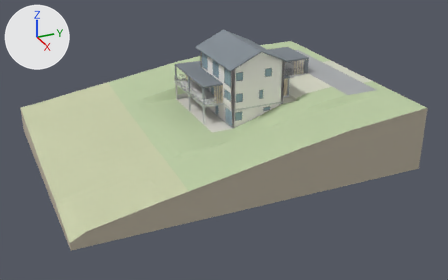
Renders of the glTF model public/models/Schaffernak_Haus_A.glb from each side of a commit.
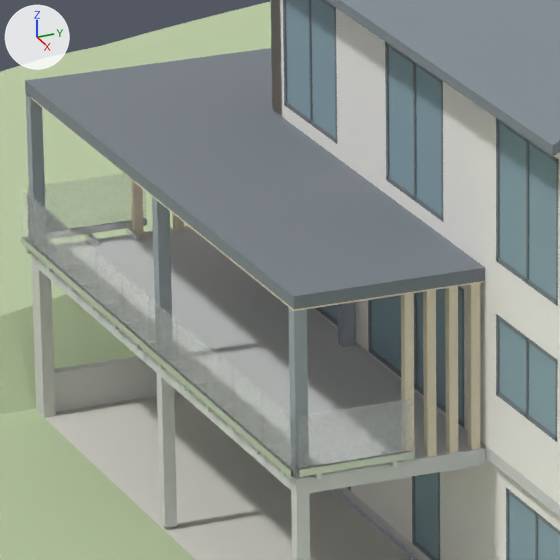
The first picture shows the older version from a camera (50 mm lens) standing at (81.9, -33.1, 31.1) and looking at (8.2, 0.1, -5.7). The close-ups show the older and then the newer version on the part from 38% to 52% of the width and 20% to 41% of the height of that picture. Only the edits that show in the close-ups are written down. Lighting does not change. The marker at upper left points along +X, +Y and +Z. Vertices at exactly the same position are counted once.

The first close-up shows 'Balkon_vorne', 'Entwurf_Dach_vorne', 'Entwurf_Holzstuetze_linkes_Eck_1', 'Entwurf_Holzstuetze_linkes_Eck_2', 'Entwurf_Holzstuetze_linkes_Eck_3', 'Entwurf_Holzstuetze_rechts_vorn_1', 'Entwurf_Holzstuetze_rechts_vorn_2', 'Entwurf_Holzstuetze_rechts_vorn_3', 'Entwurf_Holzstuetze_rechts_vorn_4', 'Foto_Gelaende_Kies_Kellerbereich', 'Foto_Gelaende_Rasen_Boeschung', 'KG_front_Wand4', 'Mauer_mit_integrierter_linker_Stuetzachse_2', 'OG_front_Glas0', 'OG_front_Glas1', 'OG_front_Glas2', 'OG_front_Wand2', 'OG_front_Wand4', 'Satteldach_0' and 84 more.
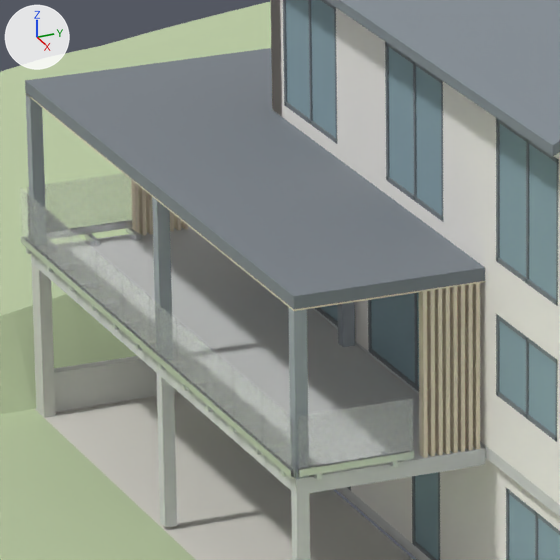
What changed in the scene script:
```text
Change me_entwurf_holzstuetze_linkes_eck_1:
    remove me_entwurf_holzstuetze_linkes_eck_1.from_pydata(...)  # 8 vertices, 12 faces; spans x -3.0..-2.86, y -1.26..-1.12, z -0.05..2.55
    add me_entwurf_holzstuetze_linkes_eck_1.from_pydata(...)  # 8 vertices, 12 faces; spans x -3.0..-2.84, y -1.25..-1.2, z -0.05..2.55
    me_entwurf_holzstuetze_linkes_eck_1 part 1: the whole mesh is scaled about its middle by (1.14, 0.429, 1), then moved by (0.01, -0.04, 0.0)
Change me_entwurf_holzstuetze_linkes_eck_2:
    remove me_entwurf_holzstuetze_linkes_eck_2.from_pydata(...)  # 8 vertices, 12 faces; spans x -3.0..-2.86, y -0.91..-0.77, z -0.05..2.55
    add me_entwurf_holzstuetze_linkes_eck_2.from_pydata(...)  # 8 vertices, 12 faces; spans x -3.0..-2.84, y -1.13..-1.08, z -0.05..2.55
    me_entwurf_holzstuetze_linkes_eck_2 part 2: the whole mesh is scaled about its middle by (1.14, 0.429, 1), then moved by (0.01, -0.27, 0.0)
Change me_entwurf_holzstuetze_linkes_eck_3:
    remove me_entwurf_holzstuetze_linkes_eck_3.from_pydata(...)  # 8 vertices, 12 faces; spans x -3.0..-2.86, y -0.56..-0.42, z -0.05..2.55
    add me_entwurf_holzstuetze_linkes_eck_3.from_pydata(...)  # 8 vertices, 12 faces; spans x -3.0..-2.84, y -1.01..-0.95, z -0.05..2.55
    me_entwurf_holzstuetze_linkes_eck_3 part 3: the whole mesh is scaled about its middle by (1.14, 0.429, 1), then moved by (0.01, -0.49, 0.0)
Change me_entwurf_holzstuetze_rechts_vorn_1:
    remove me_entwurf_holzstuetze_rechts_vorn_1.from_pydata(...)  # 8 vertices, 12 faces; spans x 7.95..8.09, y -0.21..-0.07, z -0.05..2.55
    add me_entwurf_holzstuetze_rechts_vorn_1.from_pydata(...)  # 8 vertices, 12 faces; spans x 7.94..8.1, y -0.14..-0.08, z -0.05..2.55
    me_entwurf_holzstuetze_rechts_vorn_1 part 4: the whole mesh is scaled about its middle by (1.14, 0.429, 1), then moved by (0.0, 0.03, 0.0)
Change me_entwurf_holzstuetze_rechts_vorn_2:
    remove me_entwurf_holzstuetze_rechts_vorn_2.from_pydata(...)  # 8 vertices, 12 faces; spans x 7.95..8.09, y -0.56..-0.42, z -0.05..2.55
    add me_entwurf_holzstuetze_rechts_vorn_2.from_pydata(...)  # 8 vertices, 12 faces; spans x 7.94..8.1, y -0.25..-0.19, z -0.05..2.55
    me_entwurf_holzstuetze_rechts_vorn_2 part 5: the whole mesh is scaled about its middle by (1.14, 0.429, 1), then moved by (0.0, 0.27, 0.0)
Change me_entwurf_holzstuetze_rechts_vorn_3:
    remove me_entwurf_holzstuetze_rechts_vorn_3.from_pydata(...)  # 8 vertices, 12 faces; spans x 7.95..8.09, y -0.91..-0.77, z -0.05..2.55
    add me_entwurf_holzstuetze_rechts_vorn_3.from_pydata(...)  # 8 vertices, 12 faces; spans x 7.94..8.1, y -0.38..-0.31, z -0.05..2.55
    me_entwurf_holzstuetze_rechts_vorn_3 part 6: the whole mesh is scaled about its middle by (1.14, 0.429, 1), then moved by (0.0, 0.5, 0.0)
Change me_entwurf_holzstuetze_rechts_vorn_4:
    remove me_entwurf_holzstuetze_rechts_vorn_4.from_pydata(...)  # 8 vertices, 12 faces; spans x 7.95..8.09, y -1.26..-1.12, z -0.05..2.55
    add me_entwurf_holzstuetze_rechts_vorn_4.from_pydata(...)  # 8 vertices, 12 faces; spans x 7.94..8.1, y -0.5..-0.44, z -0.05..2.55
    me_entwurf_holzstuetze_rechts_vorn_4 part 7: the whole mesh is scaled about its middle by (1.14, 0.429, 1), then moved by (0.0, 0.72, 0.0)
Add ob_entwurf_holzstuetze_rechts_vorn_8:
    ob_entwurf_holzstuetze_rechts_vorn_8 = bpy.data.objects.new('Entwurf_Holzstuetze_rechts_vorn_8', me_entwurf_holzstuetze_rechts_vorn_8)  # a box spanning x 7.94..8.1, y -0.98..-0.92, z -0.05..2.55; in mat_material_13 (pale yellow #e7dbc4)
    ob_entwurf_holzstuetze_rechts_vorn_8.location = (0.0, 0.0, 0.0)
Add ob_entwurf_holzstuetze_rechts_vorn_7:
    ob_entwurf_holzstuetze_rechts_vorn_7 = bpy.data.objects.new('Entwurf_Holzstuetze_rechts_vorn_7', me_entwurf_holzstuetze_rechts_vorn_7)  # a box spanning x 7.94..8.1, y -0.86..-0.8, z -0.05..2.55; in mat_material_13 (pale yellow #e7dbc4)
    ob_entwurf_holzstuetze_rechts_vorn_7.location = (0.0, 0.0, 0.0)
Add ob_entwurf_holzstuetze_rechts_vorn_6:
    ob_entwurf_holzstuetze_rechts_vorn_6 = bpy.data.objects.new('Entwurf_Holzstuetze_rechts_vorn_6', me_entwurf_holzstuetze_rechts_vorn_6)  # a box spanning x 7.94..8.1, y -0.74..-0.68, z -0.05..2.55; in mat_material_13 (pale yellow #e7dbc4)
    ob_entwurf_holzstuetze_rechts_vorn_6.location = (0.0, 0.0, 0.0)
Add ob_entwurf_holzstuetze_rechts_vorn_5:
    ob_entwurf_holzstuetze_rechts_vorn_5 = bpy.data.objects.new('Entwurf_Holzstuetze_rechts_vorn_5', me_entwurf_holzstuetze_rechts_vorn_5)  # a box spanning x 7.94..8.1, y -0.62..-0.56, z -0.05..2.55; in mat_material_13 (pale yellow #e7dbc4)
    ob_entwurf_holzstuetze_rechts_vorn_5.location = (0.0, 0.0, 0.0)
Add ob_entwurf_holzstuetze_linkes_eck_6:
    ob_entwurf_holzstuetze_linkes_eck_6 = bpy.data.objects.new('Entwurf_Holzstuetze_linkes_Eck_6', me_entwurf_holzstuetze_linkes_eck_6)  # a box spanning x -3.0..-2.84, y -0.66..-0.6, z -0.05..2.55; in mat_material_13 (pale yellow #e7dbc4)
    ob_entwurf_holzstuetze_linkes_eck_6.location = (0.0, 0.0, 0.0)
```

Pixel boxes [x1, y1, x2, y2] of what changed, in the close-ups (560 x 560 px):
'Entwurf_Holzstuetze_rechts_vorn_2', moved, rescaled (36% narrower)
    before: [445, 287, 458, 453]
    after: [465, 284, 473, 451]
'Entwurf_Holzstuetze_rechts_vorn_3', moved, rescaled (40% narrower)
    before: [423, 290, 437, 457]
    after: [457, 285, 465, 452]
'Entwurf_Holzstuetze_rechts_vorn_4', moved, rescaled (40% narrower)
    before: [401, 293, 415, 461]
    after: [450, 287, 458, 453]
'Entwurf_Holzstuetze_rechts_vorn_1', rescaled (36% narrower)
    before: [467, 283, 480, 450]
    after: [472, 283, 480, 449]
'Entwurf_Holzstuetze_rechts_vorn_8', added (pale yellow)
    after: [419, 291, 428, 458]
'Entwurf_Holzstuetze_rechts_vorn_7', added (pale yellow)
    after: [427, 290, 435, 457]
'Entwurf_Holzstuetze_rechts_vorn_5', added (pale yellow)
    after: [442, 288, 450, 454]
'Entwurf_Holzstuetze_rechts_vorn_6', added (pale yellow)
    after: [435, 289, 443, 455]
'Entwurf_Holzstuetze_linkes_Eck_1', rescaled (29% narrower)
    before: [131, 180, 144, 235]
    after: [131, 180, 140, 234]
'Entwurf_Holzstuetze_linkes_Eck_3', moved, rescaled
    before: [172, 213, 184, 230]
    after: [145, 191, 153, 235]
'Entwurf_Holzstuetze_linkes_Eck_2', moved, rescaled (mostly hidden before)
    before: [152, 209, 153, 229]
    after: [138, 186, 147, 236]
